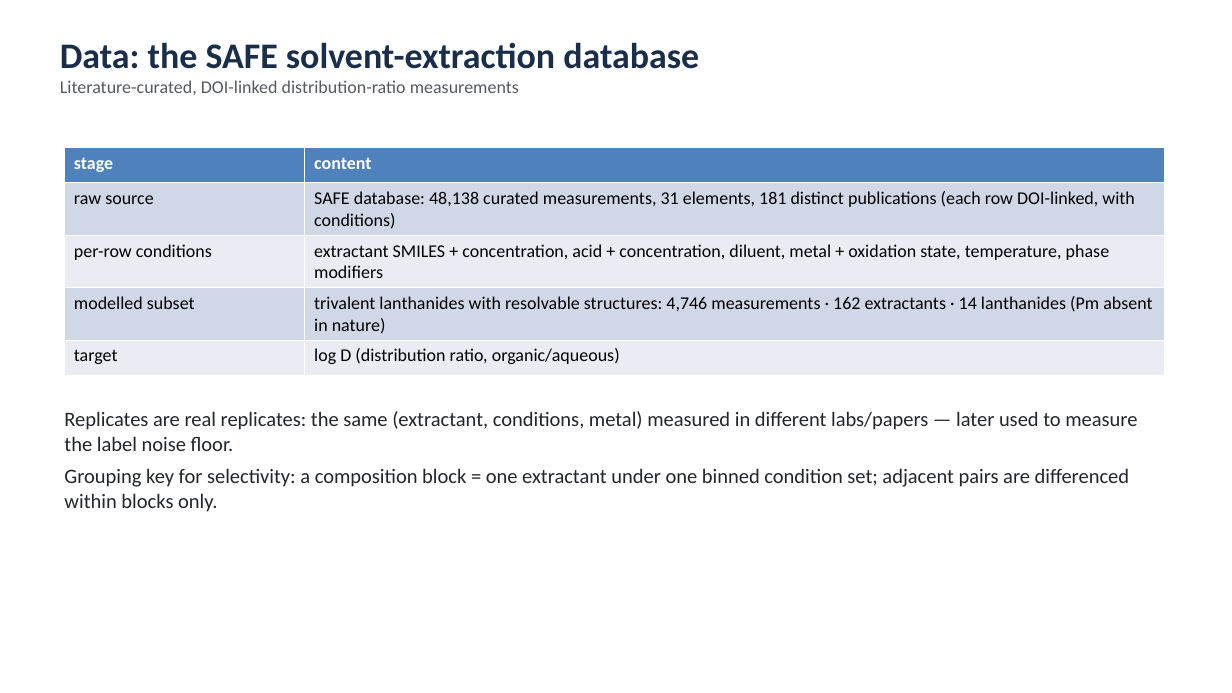
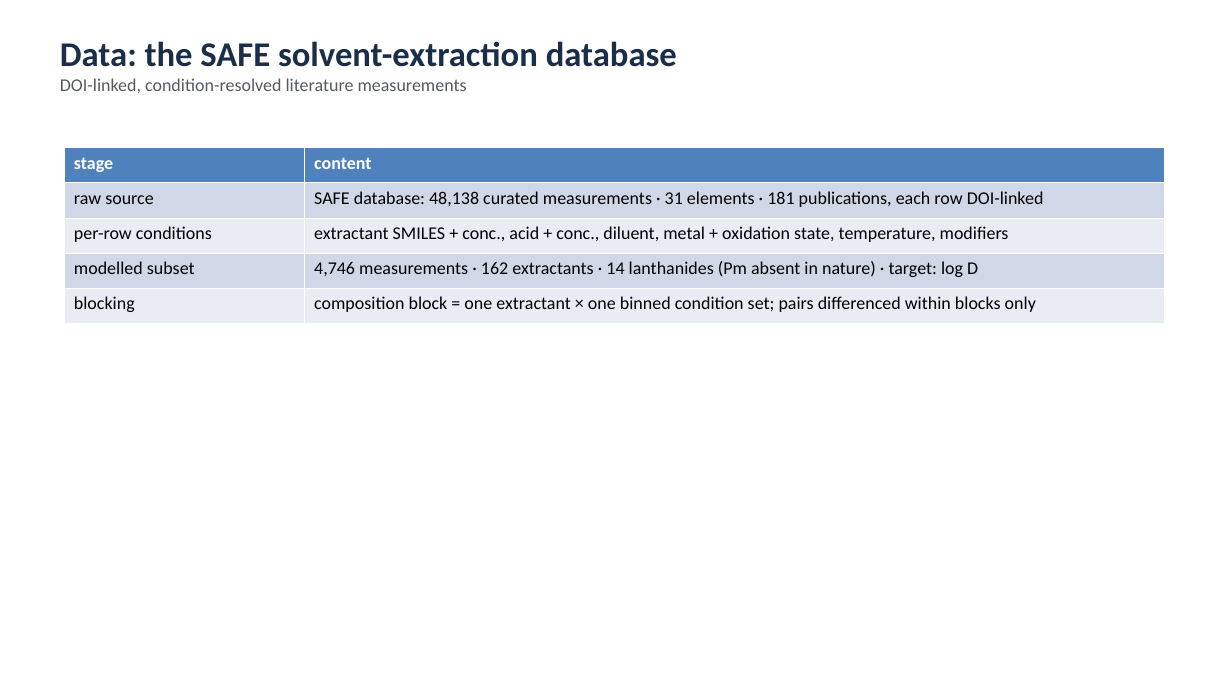
Before and after one commit to mironovb/lanthanidestrain, a slide deck: slide 4 of docs/vogiatzis_findings_2026-08.pptx (slide 3 before the commit). Drawn at 1232x693 pixels with LibreOffice and Linux fonts; fonts in the diff are those of the drawing. Boxes give left, top, right and bottom in pixels: in the first picture for what was removed or moved away, otherwise in the second. Text is boxed around its words. In the diff, an @@ line names an element or a change of style, - is before the commit and + after.

```diff
--- a/docs/vogiatzis_findings_2026-08.pptx
+++ b/docs/vogiatzis_findings_2026-08.pptx
@@ text at (60,41,677,67): size 28 to 27 pt in "Data: the SAFE solvent-extraction database" @@
@@ text at (60,78,467,93): text changed @@
-Literature-curated, DOI-linked distribution-ratio measurements
+DOI-linked, condition-resolved literature measurements
@@ table at (65,148,1165,323) @@
-row 2, column 2: SAFE database: 48,138 curated measurements, 31 elements, 181 distinct publications (each row DOI-linked, with conditions)
+row 2, column 2: SAFE database: 48,138 curated measurements · 31 elements · 181 publications, each row DOI-linked
-row 3, column 2: extractant SMILES + concentration, acid + concentration, diluent, metal + oxidation state, temperature, phase modifiers
+row 3, column 2: extractant SMILES + conc., acid + conc., diluent, metal + oxidation state, temperature, modifiers
-row 4, column 2: trivalent lanthanides with resolvable structures: 4,746 measurements · 162 extractants · 14 lanthanides (Pm absent in nature)
+row 4, column 2: 4,746 measurements · 162 extractants · 14 lanthanides (Pm absent in nature) · target: log D
-row 5, column 1: target
+row 5, column 1: blocking
-row 5, column 2: log D (distribution ratio, organic/aqueous)
+row 5, column 2: composition block = one extractant × one binned condition set; pairs differenced within blocks only
@@ text removed at (64,411,1137,512) @@
-Replicates are real replicates: the same (extractant, conditions, metal) measured in different labs/papers — later used to measure the label noise floor.
-Grouping key for selectivity: a composition block = one extractant under one binned condition set; adjacent pairs are differenced within blocks only.
```
Also in this commit, not shown: 15 other slides changed, 3 slides added, 1 slide removed, 1 other file.
